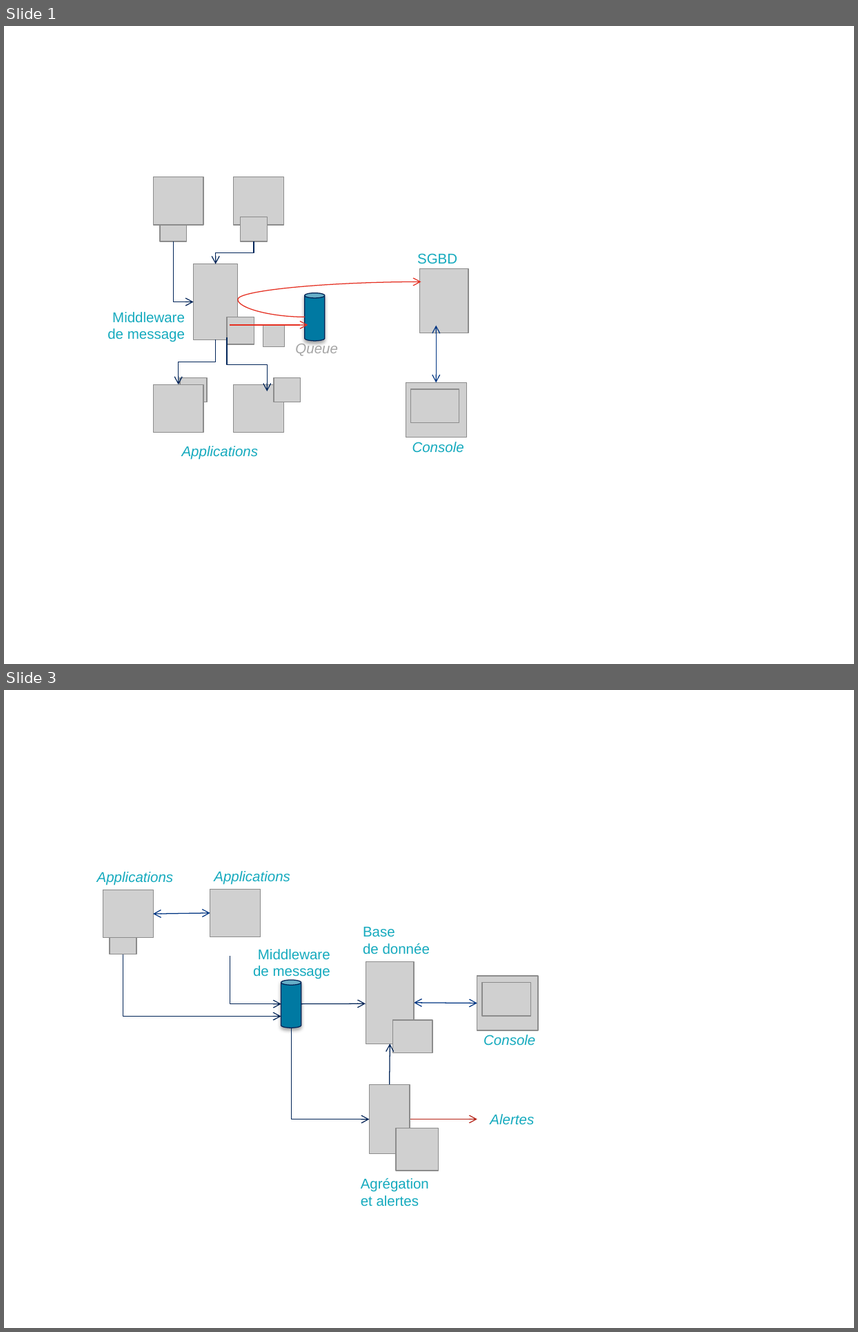
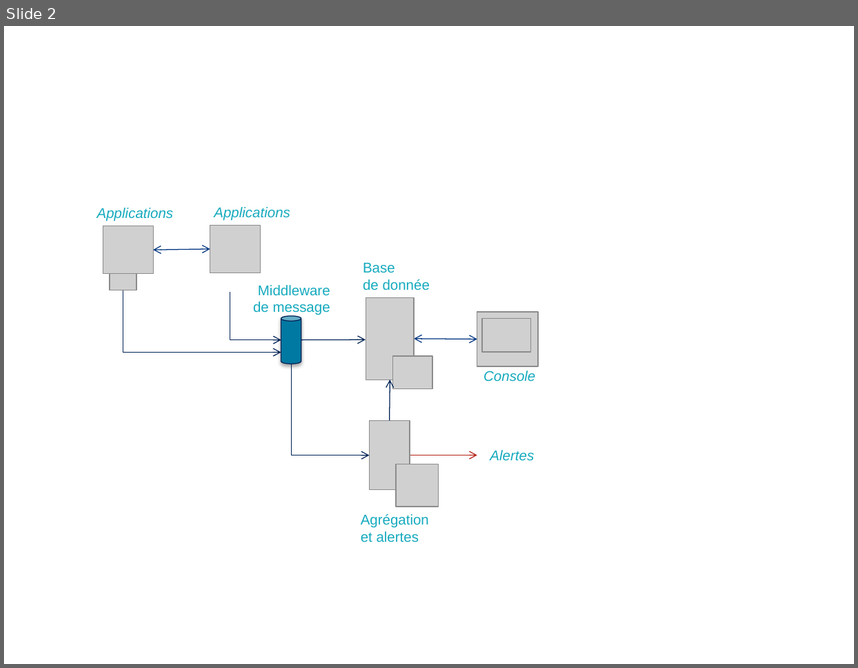
Before and after one commit to archiloque/blog, a slide deck: monitoring_echanges/illus.pptx. Shown one above the other, each under a label of ours: slides 1 and 3 before the commit, slide 2 after it; the slides between them are not shown. The pictures are 858x1332 and 858x668 pixels, drawn with LibreOffice and Linux fonts; fonts in the diff are those of the drawing; grey boxes stand for pictures; background and template pictures are left out. Boxes give left, top, right and bottom in pixels: in the first picture for what was removed or moved away, otherwise in the second. Text is boxed around its words. In the diff, an @@ line names an element or a change of style, - is before the commit and + after.

```diff
--- a/monitoring_echanges/illus.pptx
+++ b/monitoring_echanges/illus.pptx
@@ slide 1 removed at (4,26,854,664), background picture (left out); not listed: 1 template element that a slide beside it also shows @@
@@ picture removed at (154,176,204,224) @@
@@ picture removed at (234,176,283,224) @@
@@ picture removed at (159,217,186,242) @@
@@ picture removed at (240,217,267,242) @@
@@ elbow arrow removed from (173, 241) to (194, 301) @@
@@ elbow arrow removed from (254, 241) to (216, 264) @@
@@ text removed at (417,253,457,264) @@
-SGBD
@@ picture removed at (194,264,238,340) @@
@@ picture removed at (419,268,468,333) @@
@@ curved arrow removed from (305, 316) to (421, 282) @@
@@ cylinder removed at (305,293,326,341) @@
@@ text removed at (107,312,185,342) @@
-Middleware
-de message
@@ picture removed at (227,316,254,344) @@
@@ arrow removed from (229, 324) to (308, 324) @@
@@ picture removed at (263,325,285,346) @@
@@ double arrow removed from (436, 325) to (436, 382) @@
@@ elbow arrow removed from (216, 340) to (179, 385) @@
@@ elbow arrow removed from (227, 337) to (267, 391) @@
@@ text removed at (295,342,338,356) @@
-Queue
@@ picture removed at (154,385,204,432) @@
@@ picture removed at (180,378,206,403) @@
@@ picture removed at (234,385,283,432) @@
@@ picture removed at (274,378,300,403) @@
@@ picture removed at (406,382,467,437) @@
@@ picture removed at (410,389,459,422) @@
@@ text removed at (182,446,259,459) @@
-Applications
@@ text removed at (412,441,464,452) @@
-Console
@@ what was slide 3 is now slide 2 @@
```
Also in this commit, not shown: 1 slide changed, 1 slide added, 1 other slide removed, 2 other files.
